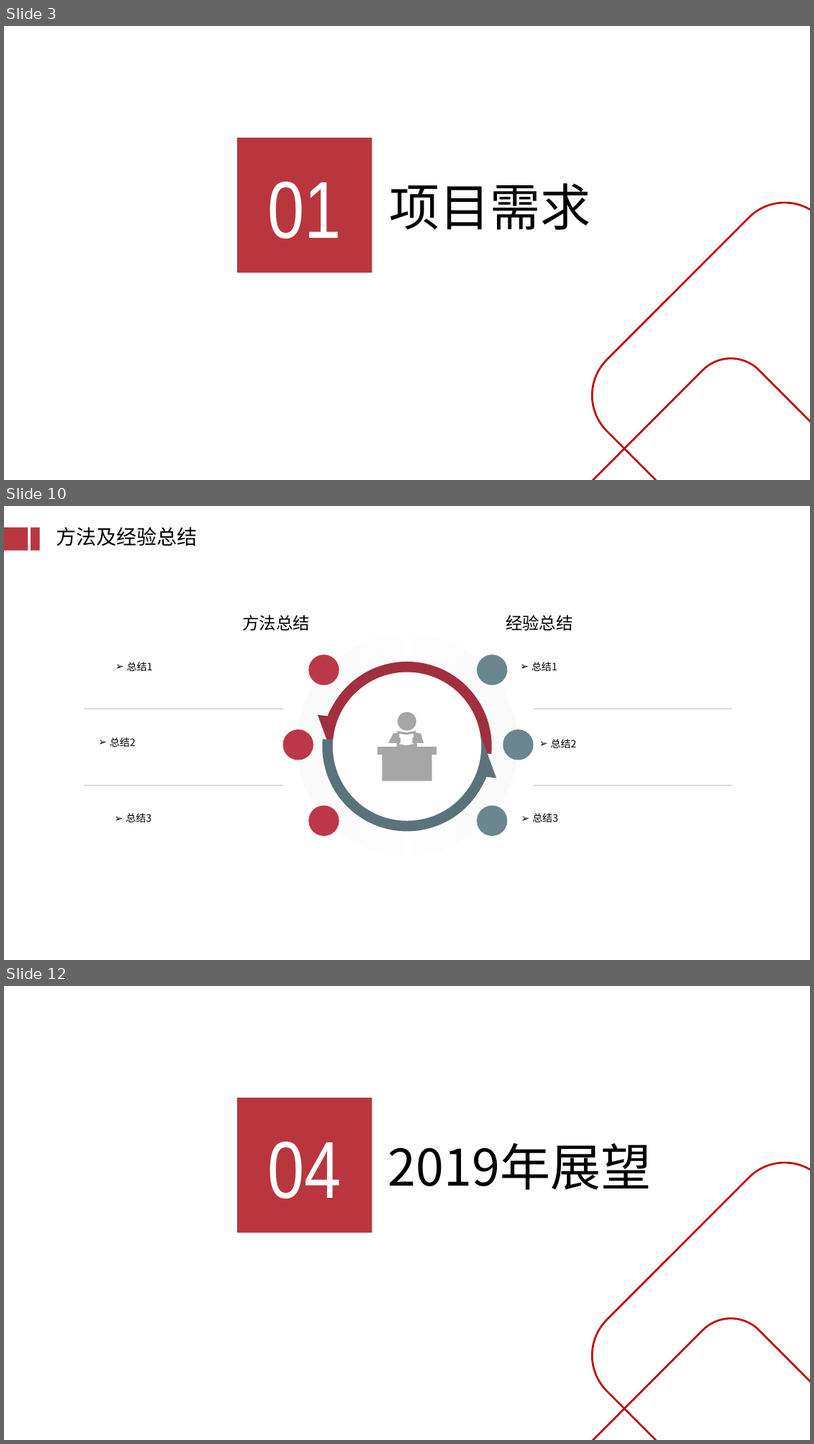
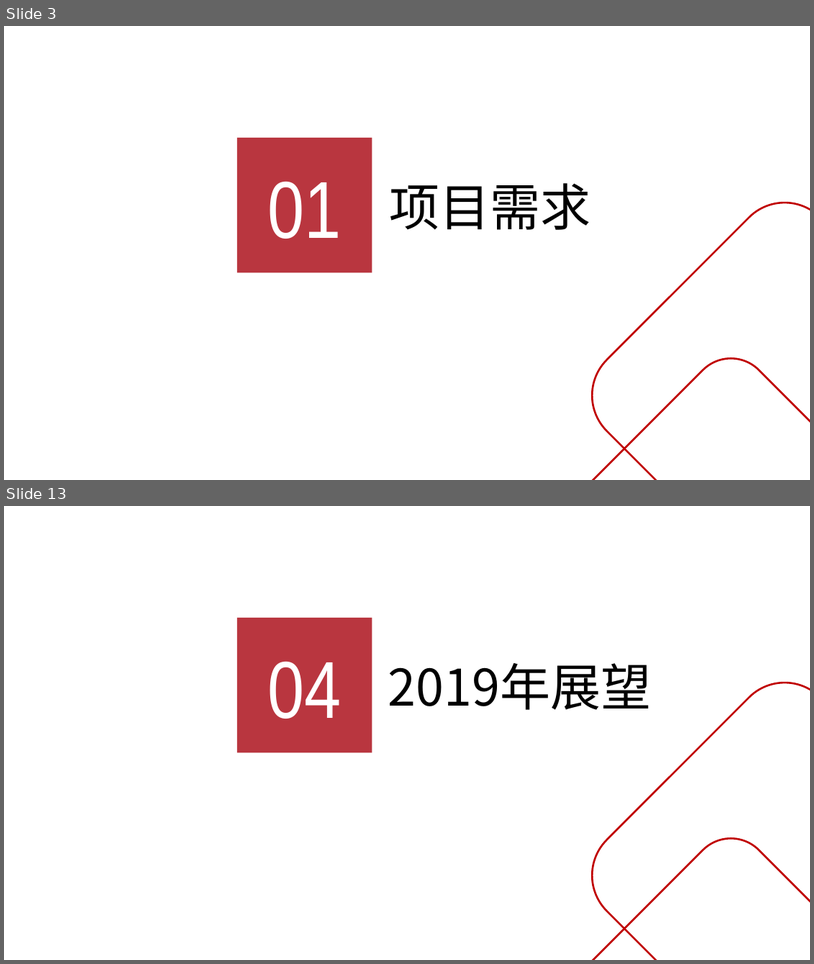
Before and after one commit to GuoXinjian/Python, a slide deck: KTS结案_V0.1.pptx. Shown one above the other, each under a label of ours: slides 3, 10 and 12 before the commit, slides 3 and 13 after it; the slides between them are not shown. The pictures are 814x1444 and 814x964 pixels, drawn with LibreOffice and Linux fonts; fonts in the diff are those of the drawing; background and template pictures are left out. Boxes give left, top, right and bottom in pixels: in the first picture for what was removed or moved away, otherwise in the second. Text is boxed around its words. In the diff, an @@ line names an element or a change of style, - is before the commit and + after.

```diff
--- a/KTS结案_V0.1.pptx
+++ b/KTS结案_V0.1.pptx
@@ slide 10 removed at (4, 506, 810, 960), background #FFFFFF @@
@@ rectangle removed at (4, 527, 28, 550) @@
@@ rectangle removed at (31, 527, 40, 550) @@
@@ text removed at (56, 527, 197, 546) @@
-方法及经验总结
@@ text removed at (242, 615, 309, 631) @@
-方法总结
@@ ellipse removed at (297, 633, 518, 855) @@
@@ text removed at (506, 615, 573, 631) @@
-经验总结
@@ ellipse removed at (309, 655, 339, 685) @@
@@ ellipse removed at (477, 655, 507, 685) @@
@@ text removed at (127, 662, 153, 671) @@
-➢ 总结1
@@ arc (boxed as its full ellipse) removed at (333, 672, 482, 821) @@
@@ arc (boxed as its full ellipse) removed at (333, 672, 482, 821) @@
@@ ellipse removed at (333, 672, 482, 821) @@
@@ text removed at (532, 662, 558, 671) @@
-➢ 总结1
@@ line removed from (84, 708) to (283, 708) @@
@@ freeform shape removed at (378, 712, 437, 780) @@
@@ line removed from (733, 708) to (534, 708) @@
@@ text removed at (110, 737, 136, 746) @@
-➢ 总结2
@@ ellipse removed at (283, 729, 313, 759) @@
@@ ellipse removed at (503, 729, 533, 759) @@
@@ text removed at (551, 739, 577, 748) @@
-➢ 总结2
@@ line removed from (84, 785) to (283, 785) @@
@@ line removed from (733, 785) to (534, 785) @@
@@ ellipse removed at (309, 806, 339, 836) @@
@@ ellipse removed at (477, 806, 507, 836) @@
@@ text removed at (126, 813, 152, 822) @@
-➢ 总结3
@@ text removed at (532, 813, 558, 822) @@
-➢ 总结3
@@ what was slide 12 is now slide 13 @@
```
Also in this commit, not shown: 3 slides changed, 7 slides added, 6 other slides removed.
